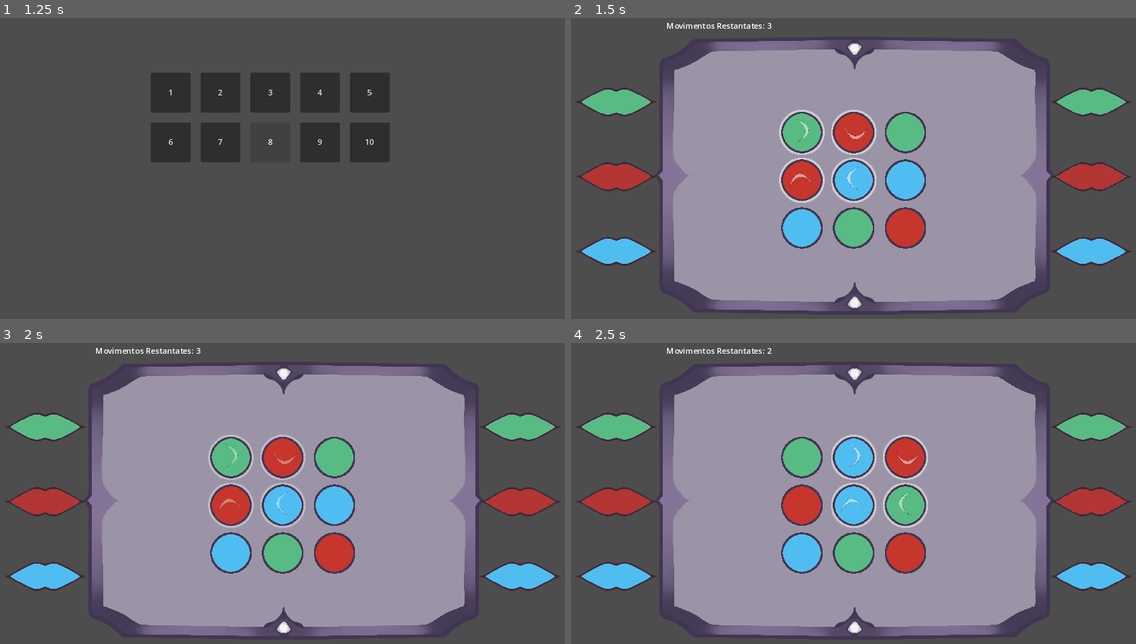
Above: before the commit, frames 1-4 (two rows, left to right).
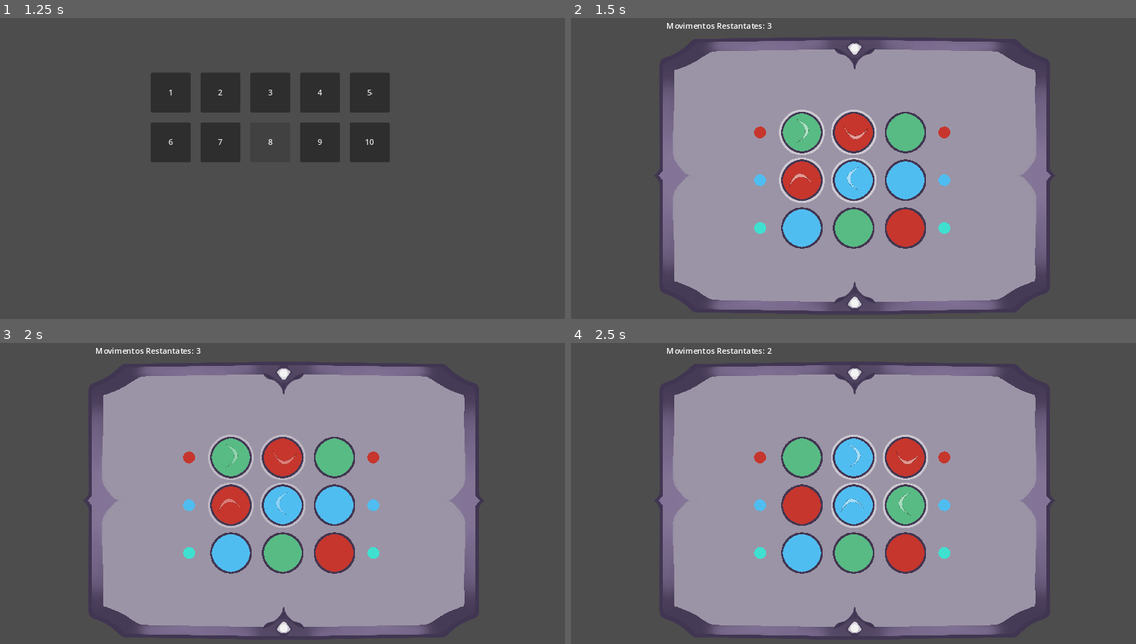
Above: after the commit, the same moments.

Repository: VirsoRaivoky/Puzzle
Game: Godot game, scene res://UI/Menu.tscn
The game is run twice, just before and just after one commit, with the same random seed, the same clock (stepped at 60 frames per second) and the same inputs.
Inputs:
- Up to frame 1 (1.25 s): click "Começar" at 0.5 s
- Up to frame 2 (1.5 s): click "1" at 1.25 s
- Up to frame 3 (2 s): no input
- Up to frame 4 (2.5 s): tap Enter at 2 s; hold Right (right) from 2.03 s (still down); tap A (action) at 2.1 s

Frame 1 is identical in both runs. In frame 2, 5.5% of the frame differs, in the area x 0-100%, y 23-83%; in frame 3, 5.5%; in frame 4, 5.5%.

Commit message:
melhoria nos sistemas do jogo

Diff:
--- a/Levels/Set3x3.tscn
+++ b/Levels/Set3x3.tscn
@@ -1,10 +1,7 @@
-[gd_scene load_steps=8 format=3 uid="uid://c1cmualh233lg"]
+[gd_scene load_steps=5 format=3 uid="uid://c1cmualh233lg"]
 
 [ext_resource type="Texture2D" uid="uid://ci5ernyn02oq7" path="res://Sprites/Background/Table.png" id="1_ch8bn"]
-[ext_resource type="Texture2D" uid="uid://2re3wy3pknvs" path="res://Sprites/MarkerRing.png" id="2_mbtmk"]
-[ext_resource type="Texture2D" uid="uid://olo00ow285dm" path="res://Sprites/GreenMarker.png" id="3_kp7t2"]
-[ext_resource type="Texture2D" uid="uid://ck1ff52acpuxy" path="res://Sprites/RedMarker.png" id="4_h7j8o"]
-[ext_resource type="Texture2D" uid="uid://bktbajsrgdqyn" path="res://Sprites/BlueMarker.png" id="5_nvf04"]
+[ext_resource type="PackedScene" uid="uid://dtgcqoo8fnshn" path="res://Marker.tscn" id="4_kbleu"]
 [ext_resource type="PackedScene" uid="uid://n4a1yrjvc2ig" path="res://Entities/PieceHandler.tscn" id="6_agays"]
 [ext_resource type="PackedScene" uid="uid://cr43mahmlv3eh" path="res://Entities/Pieces.tscn" id="7_u7pw0"]
 
@@ -18,60 +15,6 @@
 position = Vector2(583, 328)
 scale = Vector2(0.510313, 0.49125)
 texture = ExtResource("1_ch8bn")
-
-[node name="MarkerRing" type="Sprite2D" parent="Table"]
-position = Vector2(930.802, -301.272)
-rotation = 1.5708
-scale = Vector2(1.43719, 1.26829)
-texture = ExtResource("2_mbtmk")
-
-[node name="Sprite2D" type="Sprite2D" parent="Table/MarkerRing"]
-texture = ExtResource("3_kp7t2")
-
-[node name="MarkerRing2" type="Sprite2D" parent="Table"]
-position = Vector2(930.802, 4.07135)
-rotation = 1.5708
-scale = Vector2(1.43719, 1.26829)
-texture = ExtResource("2_mbtmk")
-
-[node name="Sprite2D" type="Sprite2D" parent="Table/MarkerRing2"]
-texture = ExtResource("4_h7j8o")
-
-[node name="MarkerRing3" type="Sprite2D" parent="Table"]
-position = Vector2(930.802, 309.415)
-rotation = 1.5708
-scale = Vector2(1.43719, 1.26829)
-texture = ExtResource("2_mbtmk")
-
-[node name="Sprite2D" type="Sprite2D" parent="Table/MarkerRing3"]
-texture = ExtResource("5_nvf04")
-
-[node name="MarkerRing4" type="Sprite2D" parent="Table"]
-position = Vector2(-938.641, -301.272)
-rotation = 1.5708
-scale = Vector2(1.43719, 1.26829)
-texture = ExtResource("2_mbtmk")
-
-[node name="Sprite2D" type="Sprite2D" parent="Table/MarkerRing4"]
-texture = ExtResource("3_kp7t2")
-
-[node name="MarkerRing5" type="Sprite2D" parent="Table"]
-position = Vector2(-938.64, 4.07129)
-rotation = 1.5708
-scale = Vector2(1.43719, 1.26829)
-texture = ExtResource("2_mbtmk")
-
-[node name="Sprite2D" type="Sprite2D" parent="Table/MarkerRing5"]
-texture = ExtResource("4_h7j8o")
-
-[node name="MarkerRing6" type="Sprite2D" parent="Table"]
-position = Vector2(-938.641, 309.415)
-rotation = 1.5708
-scale = Vector2(1.43719, 1.26829)
-texture = ExtResource("2_mbtmk")
-
-[node name="Sprite2D" type="Sprite2D" parent="Table/MarkerRing6"]
-texture = ExtResource("5_nvf04")
 
 [node name="Label" type="Label" parent="."]
 offset_left = 205.0
@@ -120,3 +63,27 @@
 [node name="Pieces13" parent="PieceHandler" instance=ExtResource("7_u7pw0")]
 position = Vector2(128.75, 103.75)
 scale = Vector2(0.8, 0.8)
+
+[node name="Markers" type="Node2D" parent="."]
+
+[node name="Marker" parent="Markers" instance=ExtResource("4_kbleu")]
+position = Vector2(393, 241)
+
+[node name="Marker2" parent="Markers" instance=ExtResource("4_kbleu")]
+position = Vector2(393, 337)
+color_type = 2
+
+[node name="Marker3" parent="Markers" instance=ExtResource("4_kbleu")]
+position = Vector2(393, 433)
+color_type = 1
+
+[node name="Marker4" parent="Markers" instance=ExtResource("4_kbleu")]
+position = Vector2(763, 241)
+
+[node name="Marker5" parent="Markers" instance=ExtResource("4_kbleu")]
+position = Vector2(763, 337)
+color_type = 2
+
+[node name="Marker6" parent="Markers" instance=ExtResource("4_kbleu")]
+position = Vector2(763, 433)
+color_type = 1
--- a/Levels/Set4x4.tscn
+++ b/Levels/Set4x4.tscn
@@ -1,12 +1,9 @@
-[gd_scene load_steps=8 format=3 uid="uid://b2fmknf0s66j3"]
+[gd_scene load_steps=5 format=3 uid="uid://b2fmknf0s66j3"]
 
 [ext_resource type="PackedScene" uid="uid://n4a1yrjvc2ig" path="res://Entities/PieceHandler.tscn" id="1_6iexw"]
 [ext_resource type="PackedScene" uid="uid://cr43mahmlv3eh" path="res://Entities/Pieces.tscn" id="2_60fw1"]
 [ext_resource type="Texture2D" uid="uid://ci5ernyn02oq7" path="res://Sprites/Background/Table.png" id="3_wyok1"]
-[ext_resource type="Texture2D" uid="uid://2re3wy3pknvs" path="res://Sprites/MarkerRing.png" id="4_4gn3p"]
-[ext_resource type="Texture2D" uid="uid://olo00ow285dm" path="res://Sprites/GreenMarker.png" id="5_c1i1t"]
-[ext_resource type="Texture2D" uid="uid://ck1ff52acpuxy" path="res://Sprites/RedMarker.png" id="6_yhmgc"]
-[ext_resource type="Texture2D" uid="uid://bktbajsrgdqyn" path="res://Sprites/BlueMarker.png" id="7_uaiy7"]
+[ext_resource type="PackedScene" uid="uid://dtgcqoo8fnshn" path="res://Marker.tscn" id="4_kr2u8"]
 
 [node name="Node2D" type="Node2D"]
 
@@ -95,56 +92,34 @@
 scale = Vector2(0.510313, 0.49125)
 texture = ExtResource("3_wyok1")
 
-[node name="MarkerRing" type="Sprite2D" parent="Table"]
-position = Vector2(930.802, -301.272)
-rotation = 1.5708
-scale = Vector2(1.43719, 1.26829)
-texture = ExtResource("4_4gn3p")
+[node name="Markers" type="Node2D" parent="."]
 
-[node name="Sprite2D" type="Sprite2D" parent="Table/MarkerRing"]
-texture = ExtResource("5_c1i1t")
+[node name="Marker" parent="Markers" instance=ExtResource("4_kr2u8")]
+position = Vector2(337, 185)
 
-[node name="MarkerRing2" type="Sprite2D" parent="Table"]
-position = Vector2(930.802, 4.07135)
-rotation = 1.5708
-scale = Vector2(1.43719, 1.26829)
-texture = ExtResource("4_4gn3p")
+[node name="Marker2" parent="Markers" instance=ExtResource("4_kr2u8")]
+position = Vector2(337, 281)
+color_type = 2
 
-[node name="Sprite2D" type="Sprite2D" parent="Table/MarkerRing2"]
-texture = ExtResource("6_yhmgc")
+[node name="Marker3" parent="Markers" instance=ExtResource("4_kr2u8")]
+position = Vector2(337, 377)
+color_type = 1
 
-[node name="MarkerRing3" type="Sprite2D" parent="Table"]
-position = Vector2(930.802, 309.415)
-rotation = 1.5708
-scale = Vector2(1.43719, 1.26829)
-texture = ExtResource("4_4gn3p")
+[node name="Marker4" parent="Markers" instance=ExtResource("4_kr2u8")]
+position = Vector2(797, 185)
 
-[node name="Sprite2D" type="Sprite2D" parent="Table/MarkerRing3"]
-texture = ExtResource("7_uaiy7")
+[node name="Marker5" parent="Markers" instance=ExtResource("4_kr2u8")]
+position = Vector2(797, 281)
+color_type = 2
 
-[node name="MarkerRing4" type="Sprite2D" parent="Table"]
-position = Vector2(-938.641, -301.272)
-rotation = 1.5708
-scale = Vector2(1.43719, 1.26829)
-texture = ExtResource("4_4gn3p")
+[node name="Marker6" parent="Markers" instance=ExtResource("4_kr2u8")]
+position = Vector2(797, 377)
+color_type = 1
 
-[node name="Sprite2D" type="Sprite2D" parent="Table/MarkerRing4"]
-texture = ExtResource("5_c1i1t")
+[node name="Marker7" parent="Markers" instance=ExtResource("4_kr2u8")]
+position = Vector2(337, 473)
+color_type = 1
 
-[node name="MarkerRing5" type="Sprite2D" parent="Table"]
-position = Vector2(-938.64, 4.07129)
-rotation = 1.5708
-scale = Vector2(1.43719, 1.26829)
-texture = ExtResource("4_4gn3p")
-
-[node name="Sprite2D" type="Sprite2D" parent="Table/MarkerRing5"]
-texture = ExtResource("6_yhmgc")
-
-[node name="MarkerRing6" type="Sprite2D" parent="Table"]
-position = Vector2(-938.641, 309.415)
-rotation = 1.5708
-scale = Vector2(1.43719, 1.26829)
-texture = ExtResource("4_4gn3p")
-
-[node name="Sprite2D" type="Sprite2D" parent="Table/MarkerRing6"]
-texture = ExtResource("7_uaiy7")
+[node name="Marker8" parent="Markers" instance=ExtResource("4_kr2u8")]
+position = Vector2(797, 473)
+color_type = 1
--- a/Levels/Set5x5.tscn
+++ b/Levels/Set5x5.tscn
@@ -1,7 +1,9 @@
-[gd_scene load_steps=4 format=3 uid="uid://b6n8tks5rhxvc"]
+[gd_scene load_steps=6 format=3 uid="uid://b6n8tks5rhxvc"]
 
 [ext_resource type="PackedScene" uid="uid://n4a1yrjvc2ig" path="res://Entities/PieceHandler.tscn" id="1_nqvip"]
 [ext_resource type="PackedScene" uid="uid://cr43mahmlv3eh" path="res://Entities/Pieces.tscn" id="2_720dm"]
+[ext_resource type="Texture2D" uid="uid://ci5ernyn02oq7" path="res://Sprites/Background/Table.png" id="4_qa4sn"]
+[ext_resource type="PackedScene" uid="uid://dtgcqoo8fnshn" path="res://Marker.tscn" id="5_3lhpi"]
 [ext_resource type="Texture2D" uid="uid://bltnv4u2ugre8" path="res://Sprites/Background/Background.png" id="8_wc83h"]
 
 [node name="Set" type="Node2D"]
@@ -126,3 +128,49 @@
 position = Vector2(579.5, 326)
 scale = Vector2(0.9525, 0.728889)
 texture = ExtResource("8_wc83h")
+
+[node name="Table" type="Sprite2D" parent="."]
+z_index = -1
+position = Vector2(583, 328)
+scale = Vector2(0.510313, 0.49125)
+texture = ExtResource("4_qa4sn")
+
+[node name="Markers" type="Node2D" parent="."]
+
+[node name="Marker" parent="Markers" instance=ExtResource("5_3lhpi")]
+position = Vector2(302, 146)
+
+[node name="Marker2" parent="Markers" instance=ExtResource("5_3lhpi")]
+position = Vector2(302, 242)
+color_type = 1
+
+[node name="Marker3" parent="Markers" instance=ExtResource("5_3lhpi")]
+position = Vector2(302, 338)
+color_type = 2
+
+[node name="Marker4" parent="Markers" instance=ExtResource("5_3lhpi")]
+position = Vector2(858, 146)
+
+[node name="Marker5" parent="Markers" instance=ExtResource("5_3lhpi")]
+position = Vector2(858, 242)
+color_type = 1
+
+[node name="Marker6" parent="Markers" instance=ExtResource("5_3lhpi")]
+position = Vector2(858, 338)
+color_type = 2
+
+[node name="Marker7" parent="Markers" instance=ExtResource("5_3lhpi")]
+position = Vector2(302, 434)
+color_type = 3
+
+[node name="Marker8" parent="Markers" instance=ExtResource("5_3lhpi")]
+position = Vector2(858, 434)
+color_type = 3
+
+[node name="Marker9" parent="Markers" instance=ExtResource("5_3lhpi")]
+position = Vector2(302, 530)
+color_type = 4
+
+[node name="Marker10" parent="Markers" instance=ExtResource("5_3lhpi")]
+position = Vector2(858, 530)
+color_type = 4
--- /dev/null
+++ b/Marker.gd
@@ -0,0 +1,22 @@
+extends Sprite2D
+
+@export var color_type: int
+
+func _ready():
+	scale = Vector2(0.1, 0.1)
+	set_color(Global.match_colors[color_type])
+
+
+func set_color(color: int):
+
+	match color:
+		0:
+			texture = load("res://Sprites/PieceColors/Blue.png")
+		1:
+			texture = load("res://Sprites/PieceColors/Green.png")
+		2:
+			texture = load("res://Sprites/PieceColors/Red.png")
+		3:
+			texture = load("res://Sprites/PieceColors/Orange.png")
+		4:
+			texture = load("res://Sprites/PieceColors/Turquoise.png")
--- /dev/null
+++ b/Marker.tscn
@@ -0,0 +1,6 @@
+[gd_scene load_steps=2 format=3 uid="uid://dtgcqoo8fnshn"]
+
+[ext_resource type="Script" path="res://Marker.gd" id="1_nknjp"]
+
+[node name="Marker" type="Sprite2D"]
+script = ExtResource("1_nknjp")
--- a/Scripts/Global.gd
+++ b/Scripts/Global.gd
@@ -8,14 +8,29 @@
 var set_index: int = 0
 var match_colors: Array
 
-var level1: Array = [1, 2, 1, 2, 0, 0, 0, 1, 2]
-var level2: Array = [1, 2, 1, 2, 1, 2, 0, 0, 0, 2, 1, 0]
-var level3: Array = [1, 1, 1, 2, 2, 2, 0, 2, 1, 0, 0, 0]
-var level4: Array = [1, 1, 2, 0, 1, 1, 2, 2, 0, 2, 0, 0]
-var level5: Array = [2, 2, 2, 0, 1, 1, 1, 0, 0, 2, 1, 0]
+var level1_1: Array = [1, 2, 1,
+					   2, 0, 0,
+					   0, 1, 2]
 
-var level1_2: Array = [1, 1, 1, 1, 1,
-					   0, 0, 0, 0, 0,
+var level1_2: Array = [1, 2, 1,
+					   2, 0, 0,
+					   0, 1, 2]
+
+var level1_3: Array = [1, 2, 1,
+					   2, 0, 0,
+					   0, 1, 2]
+
+var level1_4: Array = [1, 2, 1,
+					   2, 0, 0,
+					   0, 1, 2]
+
+var level1_5: Array = [1, 2, 1,
+					   2, 0, 0,
+					   0, 1, 2]
+
+
+var level2_1: Array = [0, 0, 0, 0, 0,
+					   1, 1, 1, 1, 1,
 					   2, 2, 2, 2, 2,
 					   3, 3, 3, 3, 3,
 					   4, 4, 4, 4, 4]
@@ -30,28 +45,28 @@
 	match level_index:
 		1:
 			level_moves = 3
-			match_colors = [1, 2, 0]
-			return level1
+			match_colors = [2, 4, 0]
+			return level1_1
 		2:
 			level_moves = 4
 			match_colors = [1, 2, 0]
-			return level2
+			return level1_2
 		3:
 			level_moves = 5
 			match_colors = [1, 2, 0]
-			return level3
+			return level1_3
 		4:
 			level_moves = 6
 			match_colors = [1, 2, 0]
-			return level4
+			return level1_4
 		5:
 			level_moves = 6
 			match_colors = [1, 2, 0]
-			return level5
+			return level1_5
 		6:
 			level_moves = 1
-			match_colors = [1, 0, 2, 3, 4]
-			return level1_2
+			match_colors = [0, 1, 2, 3, 4]
+			return level2_1
 
 func get_set():
 	match set_index:
--- a/Scripts/PieceHandler.gd
+++ b/Scripts/PieceHandler.gd
@@ -21,7 +21,7 @@
 	Global.piece_handler = self
 	selectors_list = [selector_l1, selector_r2, selector_r1, selector_l2]
 	setup_game()
-	move_selector()
+
 
 
 func _process(_delta)-> void:
@@ -42,6 +42,7 @@
 	var current_level = Global.get_level_set()
 	colors_to_match = Global.match_colors
 	moves = Global.level_moves
+
 	pieces = get_children()
 	@warning_ignore("integer_division")
 	right_position = pieces.size() / rows
@@ -49,9 +50,8 @@
 	for i in range(min(pieces.size(), current_level.size())):
 		pieces[i].set_color(current_level[i])
 
-
 	spawn_selectors()
-
+	move_selector()
 
 func inputs():
 	move_selector()
--- a/UI/LevelSelect.tscn
+++ b/UI/LevelSelect.tscn
@@ -1,34 +1,6 @@
-[gd_scene load_steps=3 format=3 uid="uid://btba6xd01nrll"]
+[gd_scene load_steps=2 format=3 uid="uid://btba6xd01nrll"]
 
 [ext_resource type="Script" path="res://Scripts/LevelButton.gd" id="2_5yh3j"]
-
-[sub_resource type="GDScript" id="GDScript_0aeif"]
-script/source = "extends Control
-
-
-func _on_level_1_pressed():
-	Global.level_index = 1
-	get_tree().change_scene_to_file(\"res://Levels/Level1.tscn\")
-
-
-func _on_level_2_pressed():
-	Global.level_index = 2
-	get_tree().change_scene_to_file(\"res://Levels/Level1.tscn\")
-
-
-func _on_level_3_pressed():
-	Global.level_index = 3
-	get_tree().change_scene_to_file(\"res://Levels/Level1.tscn\")
-
-
-func _on_level_4_pressed():
-	Global.level_index = 4
-	get_tree().change_scene_to_file(\"res://Levels/Level1.tscn\")
-
-func _on_level_5_pressed():
-	Global.level_index = 5
-	get_tree().change_scene_to_file(\"res://Levels/Level1.tscn\")
-"
 
 [node name="Control" type="Control"]
 layout_mode = 3
@@ -39,7 +11,6 @@
 grow_vertical = 2
 size_flags_horizontal = 4
 size_flags_vertical = 4
-script = SubResource("GDScript_0aeif")
 
 [node name="Button" type="Button" parent="."]
 layout_mode = 0
@@ -69,7 +40,7 @@
 offset_bottom = 200.0
 text = "3"
 script = ExtResource("2_5yh3j")
-level_index = 2
+level_index = 3
 
 [node name="Button4" type="Button" parent="."]
 layout_mode = 0
@@ -79,7 +50,7 @@
 offset_bottom = 200.0
 text = "4"
 script = ExtResource("2_5yh3j")
-level_index = 2
+level_index = 4
 
 [node name="Button5" type="Button" parent="."]
 layout_mode = 0
@@ -89,7 +60,7 @@
 offset_bottom = 200.0
 text = "5"
 script = ExtResource("2_5yh3j")
-level_index = 2
+level_index = 5
 
 [node name="Button6" type="Button" parent="."]
 layout_mode = 0
@@ -100,7 +71,7 @@
 text = "6"
 script = ExtResource("2_5yh3j")
 level_index = 6
-set_index = 1
+set_index = 2
 
 [node name="Button7" type="Button" parent="."]
 layout_mode = 0
@@ -111,6 +82,7 @@
 text = "7"
 script = ExtResource("2_5yh3j")
 level_index = 2
+set_index = 1
 
 [node name="Button8" type="Button" parent="."]
 layout_mode = 0
@@ -120,7 +92,8 @@
 offset_bottom = 300.0
 text = "8"
 script = ExtResource("2_5yh3j")
-level_index = 2
+level_index = 3
+set_index = 1
 
 [node name="Button9" type="Button" parent="."]
 layout_mode = 0
@@ -130,7 +103,8 @@
 offset_bottom = 300.0
 text = "9"
 script = ExtResource("2_5yh3j")
-level_index = 2
+level_index = 4
+set_index = 1
 
 [node name="Button10" type="Button" parent="."]
 layout_mode = 0
@@ -140,7 +114,8 @@
 offset_bottom = 300.0
 text = "10"
 script = ExtResource("2_5yh3j")
-level_index = 2
+level_index = 5
+set_index = 1
 
 [connection signal="pressed" from="Button" to="Button" method="_on_pressed"]
 [connection signal="pressed" from="Button2" to="Button2" method="_on_pressed"]
--- a/project.godot
+++ b/project.godot
@@ -10,7 +10,7 @@
 
 [application]
 
-config/name="Puzzlle"
+config/name="Puzzle"
 run/main_scene="res://UI/Menu.tscn"
 config/features=PackedStringArray("4.2", "GL Compatibility")
 config/icon="res://icon.svg"
